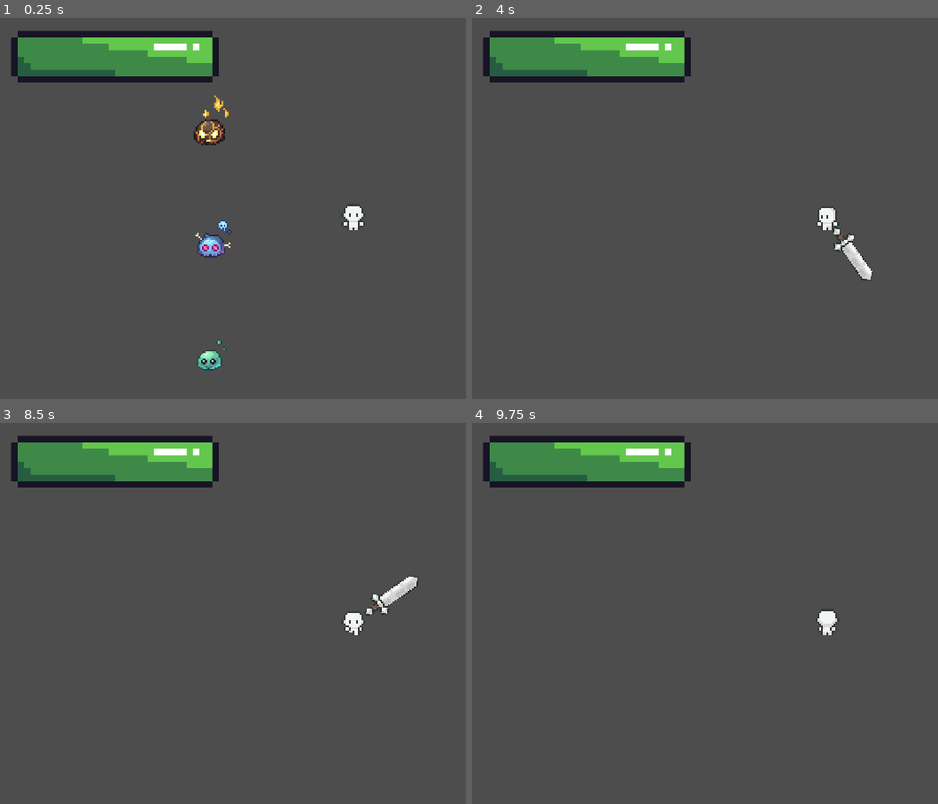
Above: before the commit, frames 1-4 (two rows, left to right).
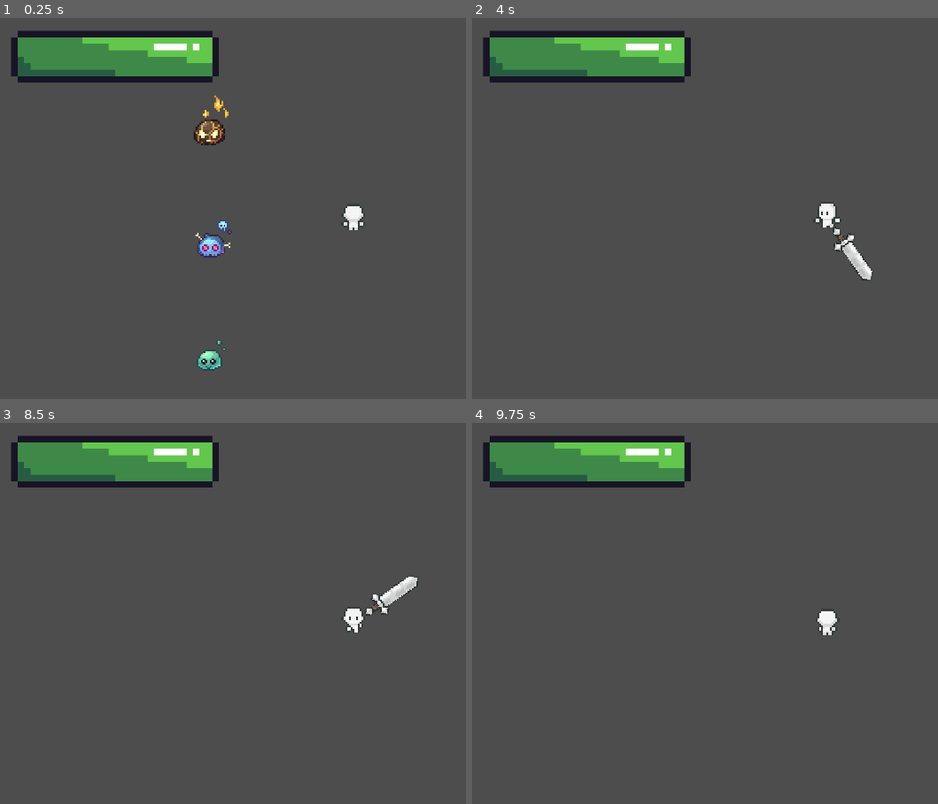
Above: after the commit, the same moments.

Repository: mintifish/game_repository
Game: Godot game, scene res://scenes/main.tscn
Two runs of this game, one before a commit and one after it. Both use one fixed random seed, a clock stepped at 60 frames per second and the inputs below.
Inputs (mouse positions are in pixels of both pictures, inside the frame that each line leads up to):
- Up to frame 1 (0.25 s): no input
- Up to frame 2 (4 s): move the mouse to (outside the picture) at 0.52 s; hold D (move_right) 0.53-1.28 s; hold Shift (walk) 0.53-1.28 s; move the mouse to (686, 235) at 1.27 s; hold S (move_down) 1.28-2.03 s; click (686, 235) at 1.35 s; tap Shift (walk) at 1.55, 2.85 s; move the mouse to (896, 128) at 2.02 s; hold D (move_right) 2.03-2.78 s; hold Shift (walk) 2.03-2.78 s; tap Enter at 2.75 s; move the mouse to (788, 296) at 2.77 s; hold W (move_up) 2.78-3.53 s; move the mouse to (outside the picture) at 3.52 s; hold A (move_left) from 3.53 s (still down); hold Shift (walk) from 3.53 s (still down); click (outside the picture) at 3.6 s
- Up to frame 3 (8.5 s): move the mouse to (139, 563) at 4.27 s; release Shift (walk) at 4.28 s; tap Shift (walk) at 4.35, 6.05, 7.35 s; move the mouse to (391, 621) at 5.02 s; release A (move_left) at 5.03 s; hold S (move_down) 5.03-5.78 s; hold Shift (walk) 5.03-5.78 s; move the mouse to (246, 522) at 5.77 s; hold D (move_right) 5.78-6.53 s; click (246, 522) at 5.85 s; move the mouse to (outside the picture) at 6.52 s; hold W (move_up) 6.53-7.28 s; hold Shift (walk) 6.53-7.28 s; move the mouse to (214, 640) at 7.27 s; hold D (move_right) 7.28-8.03 s; move the mouse to (424, 533) at 8.02 s; hold S (move_down) from 8.03 s (still down); hold Shift (walk) from 8.03 s (still down); click (424, 533) at 8.1 s
- Up to frame 4 (9.75 s): move the mouse to (788, 701) at 8.77 s; release S (move_down) at 8.78 s; release Shift (walk) at 8.78 s; hold A (move_left) 8.78-9.53 s; tap Shift (walk) at 8.85 s; move the mouse to (outside the picture) at 9.52 s; hold W (move_up) from 9.53 s (still down); hold Shift (walk) from 9.53 s (still down)

The runs differ from the first frame. In frame 1, less than 0.1% of the frame differs, in the area x 73-78%, y 51-55%; in frame 2, 0.2%, in the area x 73-80%, y 48-56%; in frame 3, 0.2%; in frame 4, nothing differs.

Commit message:
y sortings

Diff:
--- a/base_enemy_state_machine/state_machine.gd
+++ b/base_enemy_state_machine/state_machine.gd
@@ -14,6 +14,7 @@
 
 	current_state = new_state
 	current_state.enter()
+	print(current_state)
 
 func process_physics(delta: float) -> void:
 	var new_state = current_state.process_physics(delta)
--- a/project.godot
+++ b/project.godot
@@ -76,10 +76,6 @@
 ]
 }
 
-[physics]
-
-2d/default_gravity=2000.0
-
 [rendering]
 
 textures/canvas_textures/default_texture_filter=0
--- a/scenes/base_enemy.tscn
+++ b/scenes/base_enemy.tscn
@@ -25,7 +25,8 @@
 animations = []
 
 [node name="base_enemy" type="CharacterBody2D"]
-position = Vector2(0, -4)
+y_sort_enabled = true
+position = Vector2(0, -2)
 script = ExtResource("1_xg6lj")
 stats = ExtResource("2_8qrsh")
 
@@ -43,6 +44,8 @@
 [node name="Hitbox" type="Area2D" parent="."]
 
 [node name="CollisionShape2D" type="CollisionShape2D" parent="Hitbox"]
+z_index = -1
+z_as_relative = false
 shape = SubResource("RectangleShape2D_8x1p1")
 debug_color = Color(1, 0, 0.105882, 0.172549)
 
--- a/scenes/main.tscn
+++ b/scenes/main.tscn
@@ -10,22 +10,25 @@
 
 [node name="main" type="Node2D"]
 
-[node name="player" parent="." instance=ExtResource("1_f0o3s")]
-position = Vector2(240, 135)
-
-[node name="green_blob" parent="." instance=ExtResource("2_ndrow")]
-position = Vector2(161, 213)
-
-[node name="lava_blob" parent="." instance=ExtResource("2_ndrow")]
-position = Vector2(161, 89)
-stats = ExtResource("3_wv1wm")
-
-[node name="blue_blob" parent="." instance=ExtResource("2_ndrow")]
-position = Vector2(162, 151)
-stats = ExtResource("4_nv0xq")
-
 [node name="Area2D" type="Area2D" parent="."]
 
 [node name="CollisionShape2D" type="CollisionShape2D" parent="Area2D"]
 position = Vector2(272, 135)
 shape = SubResource("RectangleShape2D_5shdy")
+
+[node name="Ysorting" type="Node2D" parent="."]
+y_sort_enabled = true
+
+[node name="player" parent="Ysorting" instance=ExtResource("1_f0o3s")]
+position = Vector2(240, 135)
+
+[node name="green_blob" parent="Ysorting" instance=ExtResource("2_ndrow")]
+position = Vector2(161, 213)
+
+[node name="lava_blob" parent="Ysorting" instance=ExtResource("2_ndrow")]
+position = Vector2(161, 89)
+stats = ExtResource("3_wv1wm")
+
+[node name="blue_blob" parent="Ysorting" instance=ExtResource("2_ndrow")]
+position = Vector2(162, 151)
+stats = ExtResource("4_nv0xq")
--- a/scenes/player.tscn
+++ b/scenes/player.tscn
@@ -540,7 +540,8 @@
 [sub_resource type="ConvexPolygonShape2D" id="ConvexPolygonShape2D_0f0xk"]
 
 [node name="player" type="CharacterBody2D" groups=["Player"]]
-position = Vector2(0, -5)
+y_sort_enabled = true
+position = Vector2(0, -3)
 script = ExtResource("1_ryxk6")
 weapon_stats = ExtResource("2_5t7q8")
 
@@ -613,6 +614,9 @@
 run_state = NodePath("../run")
 current_animation = "front_idle"
 
+[node name="AttackCooldown" type="Timer" parent="state_machine/attack"]
+one_shot = true
+
 [node name="RegenTimer" type="Timer" parent="."]
 wait_time = 2.0
 
--- a/scripts/base_enemy_states/attack.gd
+++ b/scripts/base_enemy_states/attack.gd
@@ -1,7 +1,9 @@
 extends BaseEnemyState
 
 @export var chase_state: BaseEnemyState
+
 var has_dealt_damage: bool = false
+
 
 func enter():
 	parent.animated_sprite.play(current_animation)
@@ -21,8 +23,8 @@
 	if parent.animated_sprite.get_frame() != 7:
 		has_dealt_damage = false
 
+	return null
 
-	return null
 
 func _on_hitbox_area_exited(area: Area2D) -> void:
 	if area.is_in_group("Player"):
--- a/scripts/base_enemy_states/chase.gd
+++ b/scripts/base_enemy_states/chase.gd
@@ -2,7 +2,9 @@
 
 @export var idle_state: BaseEnemyState
 @export var attack_state: BaseEnemyState
+
 var move_to_player = true
+
 
 func enter():
 	move_to_player = true
@@ -13,7 +15,6 @@
 	match return_state:
 		"idle_state":
 			return idle_state
-
 	if move_to_player:
 		var direction = (Global.player_position - parent.position).normalized()
 		parent.velocity = Vector2(
--- a/scripts/base_enemy_states/idle.gd
+++ b/scripts/base_enemy_states/idle.gd
@@ -8,8 +8,8 @@
 func enter() -> void:
 	super()
 	parent.velocity = Vector2.ZERO
+	parent.animated_sprite.play(current_animation)
 	timer.start()
-	parent.animated_sprite.play(current_animation)
 	return_state = ""
 
 func process_physics(delta: float) -> BaseEnemyState:
@@ -18,8 +18,6 @@
 			return wander_state
 		"chase_state":
 			return chase_state
-	parent.animated_sprite.play("front_idle")
-
 	parent.move_and_slide()
 	return null
 
--- a/scripts/base_enemy_states/wander.gd
+++ b/scripts/base_enemy_states/wander.gd
@@ -3,6 +3,7 @@
 @export var idle_state: BaseEnemyState
 @export var chase_state: BaseEnemyState
 @onready var timer = $Timer
+
 var direction =  Vector2.ZERO
 
 
@@ -19,7 +20,6 @@
 			return idle_state
 		"chase_state":
 			return chase_state
-
 	parent.velocity = Vector2(
 		move_toward(parent.velocity.x, direction.x * parent.speed / 2, parent.acceleration * delta),
 		move_toward(parent.velocity.y, direction.y * parent.speed / 2, parent.acceleration * delta))
--- a/scripts/player.gd
+++ b/scripts/player.gd
@@ -10,8 +10,7 @@
 var is_regenerating: bool = false
 
 var player_direction: Vector2
-var player_last_direction: Vector2
-var player_last_velocity: Vector2
+var animation_direction: Vector2
 
 @export var weapon_stats: WeaponResource
 @onready var weapon_texture = $weapon
@@ -31,6 +30,8 @@
 	state_machine.process_input(event)
 
 func _physics_process(delta: float) -> void:
+	if player_direction != Vector2.ZERO:
+		animation_direction = player_direction
 	state_machine.process_physics(delta)
 	Global.player_position = position
 	update_health_bar()
--- a/scripts/player_states/attack.gd
+++ b/scripts/player_states/attack.gd
@@ -3,11 +3,13 @@
 @export var idle_state: PlayerState
 @export var run_state: PlayerState
 
+@onready var attack_cooldown_timer = $AttackCooldown
 var current_degrees: float
 var end_degrees: float
 var start_degrees: float
 var step_degrees: float
 var swing_speed: float = 300
+
 
 func set_vars(pos: Vector2):
 	if abs(pos.x) > abs(pos.y):
@@ -32,34 +34,38 @@
 	current_degrees = start_degrees
 
 func enter():
-	set_vars(parent.get_global_mouse_position() - parent.global_position)
-	parent.weapon_texture.rotation_degrees = current_degrees
-	parent.weapon_texture.visible = true
-	Global.weapon_attack_ip = true
+	if not attack_cooldown_timer.is_stopped():
+		if parent.player_direction == Vector2.ZERO:
+			return idle_state
+		else:
+			return run_state
+	else:
+		set_vars(parent.get_global_mouse_position() - parent.global_position)
+		parent.weapon_texture.rotation_degrees = current_degrees
+		parent.weapon_texture.visible = true
+		Global.weapon_attack_ip = true
 
 func exit():
 	parent.weapon_texture.visible = false
 	Global.weapon_attack_ip = false
+	if attack_cooldown_timer.is_stopped():
+		attack_cooldown_timer.start()
 
 func process_input(event: InputEvent) -> PlayerState:
-	parent.player_last_direction = parent.player_direction
 	parent.player_direction = Input.get_vector("move_left", "move_right", "move_up", "move_down")
 	return null
 
 func process_physics(delta: float) -> PlayerState:
-	parent.player_last_velocity = parent.velocity
-
+	handle_animations()
 	parent.velocity = Vector2(
 		move_toward(parent.velocity.x, parent.player_direction.x * speed, acceleration * delta),
-		move_toward(parent.velocity.y, parent.player_direction.y * speed, acceleration * delta)
-	)
+		move_toward(parent.velocity.y, parent.player_direction.y * speed, acceleration * delta))
 
 	# Process weapon swing
 	if abs(current_degrees - end_degrees) < abs(step_degrees * delta):
 		current_degrees = end_degrees
 	else:
 		current_degrees += step_degrees * delta
-
 	parent.weapon_texture.rotation_degrees = current_degrees
 
 	# Transition to different states
@@ -71,3 +77,21 @@
 
 	parent.move_and_slide()
 	return null
+
+func handle_animations():
+	if parent.player_direction == Vector2.ZERO:
+		if parent.animation_direction.x != 0:
+			parent.animations.flip_h = parent.animation_direction.x < 0
+			parent.animations.play("side_idle")
+		elif parent.animation_direction.y > 0:
+			parent.animations.play("front_idle")
+		else:
+			parent.animations.play("back_idle")
+	else:
+		if parent.animation_direction.x != 0:
+			parent.animations.flip_h = parent.animation_direction.x < 0
+			parent.animations.play("side_run")
+		elif parent.animation_direction.y > 0:
+			parent.animations.play("front_run")
+		else:
+			parent.animations.play("back_run")
--- a/scripts/player_states/idle.gd
+++ b/scripts/player_states/idle.gd
@@ -2,6 +2,7 @@
 
 @export var run_state: PlayerState
 @export var attack_state: PlayerState
+
 
 func enter():
 	parent.velocity = Vector2.ZERO
@@ -10,21 +11,23 @@
 	if Input.is_action_just_pressed("left_click"):
 		return attack_state
 
-	parent.player_last_direction = parent.player_direction
 	parent.player_direction = Input.get_vector("move_left", "move_right", "move_up", "move_down")
 	return null
 
 func process_physics(delta: float) -> PlayerState:
-	if parent.player_last_velocity.x < 0 or parent.player_last_velocity.x > 0:
-		parent.animations.flip_h = parent.player_last_velocity.x < 0
-		parent.animations.play("side_idle")
-	elif parent.player_last_velocity.y < 0:
-		parent.animations.play("back_idle")
-	elif parent.player_last_velocity.y > 0:
-		parent.animations.play("front_idle")
+	handle_animations()
 
 	if parent.player_direction != Vector2.ZERO: #Plyer is moving and direction not 0
 		return run_state
 
 	parent.move_and_slide()
 	return null
+
+func handle_animations():
+	if parent.animation_direction.x != 0:
+		parent.animations.flip_h = parent.animation_direction.x < 0
+		parent.animations.play("side_idle")
+	elif parent.animation_direction.y > 0:
+		parent.animations.play("front_idle")
+	else:
+		parent.animations.play("back_idle")
--- a/scripts/player_states/run.gd
+++ b/scripts/player_states/run.gd
@@ -3,6 +3,7 @@
 @export var idle_state: PlayerState
 @export var walk_state: PlayerState
 @export var attack_state: PlayerState
+
 
 func process_input(event: InputEvent) -> PlayerState:
 	if Input.is_action_just_pressed("left_click"):
@@ -10,27 +11,27 @@
 	if Input.is_action_pressed("walk"):
 		return walk_state
 
-	parent.player_last_direction = parent.player_direction
 	parent.player_direction = Input.get_vector("move_left", "move_right", "move_up", "move_down")
 	return null
 
 func process_physics(delta: float) -> PlayerState:
-	if parent.player_direction.x < 0 or parent.player_direction.x > 0:
-		parent.animations.flip_h = parent.player_direction.x < 0
-		parent.animations.play("side_run")
-	elif parent.player_direction.y < 0:
-		parent.animations.play("back_run")
-	elif parent.player_direction.y > 0:
-		parent.animations.play("front_run")
-
-	parent.player_last_velocity = parent.velocity
+	handle_animations()
 
 	parent.velocity = Vector2(
  	   move_toward(parent.velocity.x, parent.player_direction.x * speed, acceleration * delta),
- 	   move_toward(parent.velocity.y, parent.player_direction.y * speed, acceleration * delta)
-	)
+ 	   move_toward(parent.velocity.y, parent.player_direction.y * speed, acceleration * delta))
 
 	if parent.velocity == Vector2.ZERO: #Standing Still
 		return idle_state
+
 	parent.move_and_slide()
 	return null
+
+func handle_animations():
+	if parent.animation_direction.x != 0:
+		parent.animations.flip_h = parent.animation_direction.x < 0
+		parent.animations.play("side_run")
+	elif parent.animation_direction.y > 0:
+		parent.animations.play("front_run")
+	else:
+		parent.animations.play("back_run")
--- a/scripts/player_states/walk.gd
+++ b/scripts/player_states/walk.gd
@@ -11,20 +11,11 @@
 	if Input.is_action_just_released("walk"): #Not pressing walk
 		return run_state
 
-	parent.player_last_direction = parent.player_direction
 	parent.player_direction = Input.get_vector("move_left", "move_right", "move_up", "move_down")
 	return null
 
 func process_physics(delta: float) -> PlayerState: #Player animations
-	if parent.player_direction.x < 0 or parent.player_direction.x > 0:
-		parent.animations.flip_h = parent.player_direction.x < 0
-		parent.animations.play("side_walk")
-	elif parent.player_direction.y < 0:
-		parent.animations.play("back_walk")
-	elif parent.player_direction.y > 0:
-		parent.animations.play("front_walk")
-
-	parent.player_last_velocity = parent.velocity
+	handle_animations()
 
 	parent.velocity = Vector2(
  	   move_toward(parent.velocity.x, parent.player_direction.x * speed, acceleration * delta),
@@ -36,3 +27,12 @@
 
 	parent.move_and_slide()
 	return null
+
+func handle_animations():
+	if parent.animation_direction.x != 0:
+		parent.animations.flip_h = parent.animation_direction.x < 0
+		parent.animations.play("side_walk")
+	elif parent.animation_direction.y > 0:
+		parent.animations.play("front_walk")
+	else:
+		parent.animations.play("back_walk")
